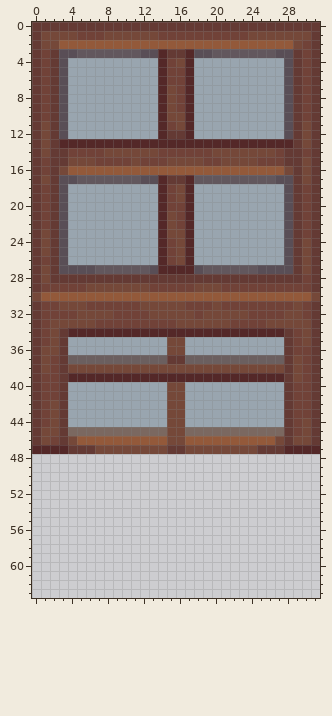
One commit to this pixel-art sprite: Resources/Textures/_CP14/Structures/Windows/wooden_window.rsi/full.png. Above: the version before the commit.
The file is 32x64 pixels.
After the commit:
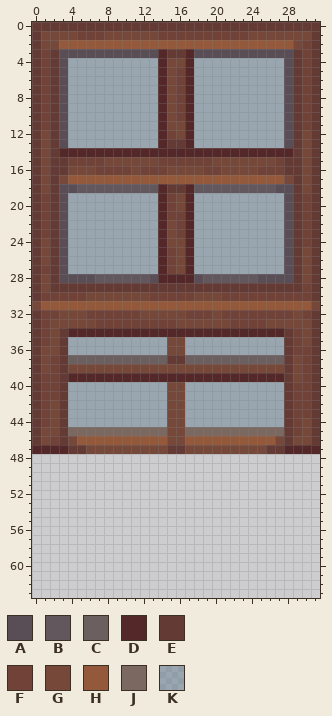
Palette (. is transparent): A #594e56  B #62575d  C #6b5f5f  D #542828  E #643a34  F #714238  G #754839  H #93593a  J #7b6860  K #5f798b79
The exact change:
The author changed colour B to colour A in row 3 at x 5 to 11 and 20 to 26.
The author changed colour D to colour A in row 13 at x 3 and 28.
The author changed colour E to colour A in row 28 at x 3 to 6, 13, 18 and 25 to 28.
The author changed colour K to colour A in row 18 at x 4 and 27.
The author changed colour E to colour B in row 28 at x 7 to 12 and 19 to 24.
The author changed colour K to colour B in row 18 at x 5 to 13 and 18 to 26.
The author changed colour E to colour D in row 14 at x 3 and 28; in row 28 at x 14 to 17.
The author changed colour F to colour D in row 14 at x 4 to 7, 14 to 19 and 27.
The author changed colour G to colour D in row 14 at x 8 to 13 and 20 to 26.
The author changed colour D to colour E in row 13 at x 15 to 16.
The author changed colour F to colour E in row 18 at x 15; in row 29 at x 2 to 5, 13 to 17 and 21 to 29.
The author changed colour G to colour E in row 16 at x 3 and 28; in row 18 at x 16; in row 29 at x 6 to 12 and 18 to 20; in row 30 at x 0 and 31.
The author changed colour D to colour F in row 27 at x 15.
The author changed colour E to colour F in row 12 at x 15.
The author changed colour G to colour F in row 10 at x 16; in row 11 at x 1 and 30; in row 15 at x 4 to 6 and 15 to 18; in row 21 at x 15; in row 23 at x 1 and 16; in row 24 at x 30.
The author changed colour G to colour F in row 27 at x 1; in row 32 at x 6 to 8, 17, 19, 21 to 23 and 28.
The author changed colour H to colour F in row 16 at x 7 to 10, 12 to 14, 19 to 20 and 25 to 27; in row 30 at x 1 to 5, 13 to 17 and 21 to 30.
The author changed colour A to colour G in row 17 at x 3 and 28.
The author changed colour D to colour G in row 27 at x 16.
The author changed colour E to colour G in row 12 at x 16; in row 31 at x 0 and 31; in row 47 at x 6 and 25.
The author changed colour F to colour G in rows 4 to 6 at x 15; in row 11 at x 15; in row 14 at x 30; in row 15 at x 1, 8 to 10, 12 to 13, 20 and 25 to 26; in row 16 at x 1; in row 18 at x 1 and 30.
The author changed colour F to colour G in row 20 at x 16; in row 24 at x 15; in row 26 at x 1; in row 28 at x 30; in row 29 at x 1; in row 32 at x 3 to 4 and 12.
The author changed colour H to colour G in row 16 at x 4 to 6, 11, 15 to 18 and 21 to 24; in row 30 at x 6 to 12 and 18 to 20.
The author changed colour A to colour H in row 17 at x 4, 12 to 13 and 27.
The author changed colour B to colour H in row 17 at x 5 to 11 and 18 to 26.
The author changed colour D to colour H in row 17 at x 14 and 17.
The author changed colour E to colour H in row 17 at x 15 to 16.
The author changed colour F to colour H in row 31 at x 1 to 2, 6 to 11, 17 to 19, 21 to 28 and 30.
The author changed colour G to colour H in row 31 at x 3 to 5, 12 to 16, 20 and 29.
The author changed colour A to colour K in row 27 at x 4 to 6, 13, 18 and 25 to 27.
The author changed colour B to colour K in row 27 at x 7 to 12 and 19 to 24.
The author changed colour D to colour K in row 13 at x 4 to 13 and 18 to 27.
Pixel boxes of the changes (left, top, right, bottom) in both pictures:
changed: (32, 49, 320, 319)
changed: (86, 445, 95, 454)
changed: (257, 445, 266, 454)
